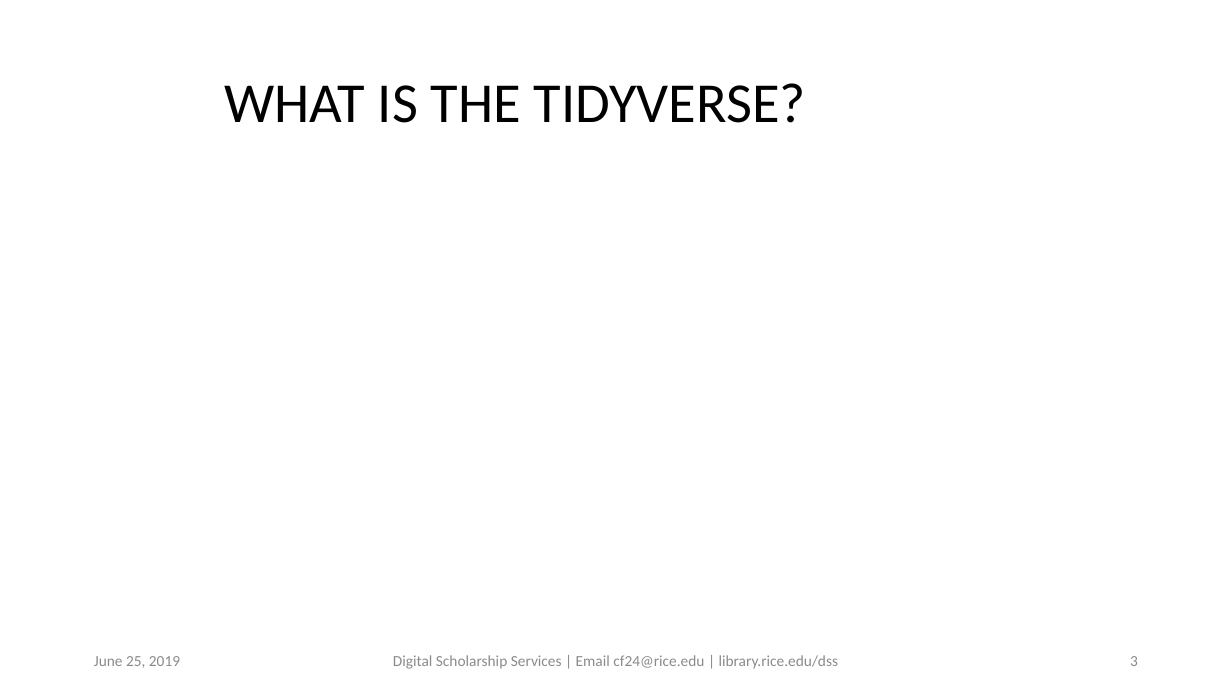
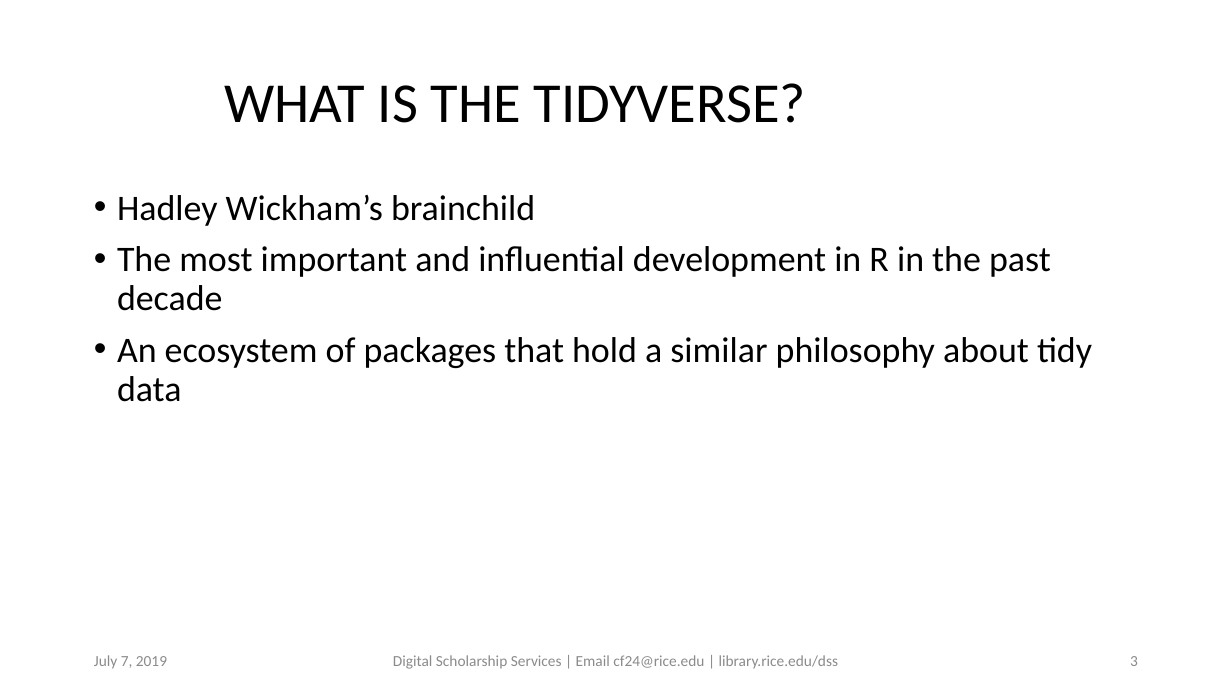
Before and after one commit to bakitybacon/rice-data-and-donuts, a slide deck: slide 3 of Rviz/R Visualization and Data Manipulation.pptx. Drawn at 1232x693 pixels with LibreOffice and Linux fonts; fonts in the diff are those of the drawing; background and template pictures are left out. Boxes give left, top, right and bottom in pixels: in the first picture for what was removed or moved away, otherwise in the second. Text is boxed around its words. In the diff, an @@ line names an element or a change of style, - is before the commit and + after.

Commit message:
updates to tidyverse

```diff
--- a/Rviz/R Visualization and Data Manipulation.pptx
+++ b/Rviz/R Visualization and Data Manipulation.pptx
@@ text added at [117, 195, 1092, 402], 28 pt, text #000000 @@
+• Hadley Wickham’s brainchild
+• The most important and influential development in R in the past decade
+• An ecosystem of packages that hold a similar philosophy about tidy data
@@ text at [94, 655, 167, 669]: text changed @@
-June 25, 2019
+July 7, 2019
```
Also in this commit, not shown: 12 other slides changed, 19 slides added, 2 other files.
